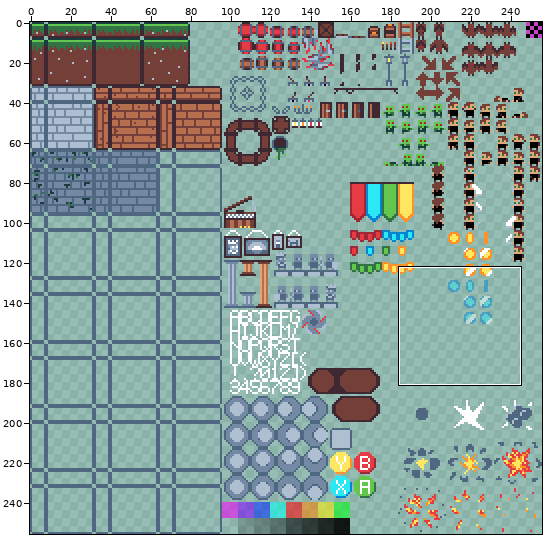
One commit to this sprite sheet: src/res/textures/textures_unpacked.png. The picture above shows the old version from afar; the outline marks the close-up.
Close-up. The starting point:
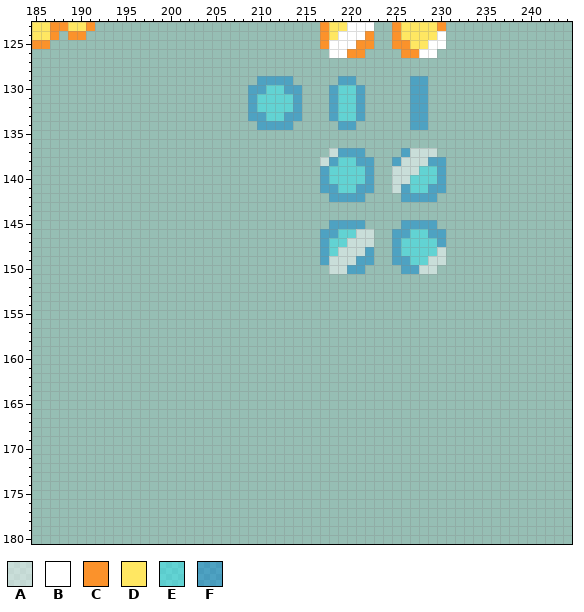
The file is 256x256 pixels. Pixels under 10% opacity are left out. Shown: x 185..244, y 123..180. The commit also changed other parts of the picture, which this record leaves out.
Palette (. is transparent): A #ffffff7d  B #ffffff  C #fb922b  D #ffe762  E #2ce8f47d  F #0484d17d
Pixels before (only the part around the change), first column x 185:
123 DDCCDDC.........................CDDBBB..CDDDDC..............
124 DDC.CC..........................CDBBBC..CDDDDB..............
125 CC..............................CBBBCC..CCDDBB..............
126 .................................BBCC....CCBB...............
127 ............................................................
128 ............................................................
129 .........................FFFF.....FF......FF................
130 ........................FFEEFF...FEEF.....FF................
131 ........................FEEEEF...FEEF.....FF................
132 ........................FEEEEF...FEEF.....FF................
133 ........................FFEEFF...FEEF.....FF................
134 .........................FFFF.....FF......FF................
135 ............................................................
136 ............................................................
137 .................................AFFF....FAAA...............
138 ................................AFEEFF..FAAAFF..............
139 ................................FEEEEF..AAAEEF..............
140 ................................FEEEEF..AAEEEF..............
141 ................................FFEEFF..AFEEFF..............
142 .................................FFFF....FFFF...............
143 ............................................................
144 ............................................................
145 .................................FFFF....FFFF...............
146 ................................FFEEAA..FFEEFF..............
147 ................................FEEAAA..FEEEEF..............
148 ................................FEAAAF..FEEEEA..............
149 ................................FAAAFF..FFEEAA..............
150 .................................AAFF....FFAA...............
151 ............................................................
152 ............................................................
153 ............................................................
154 ............................................................
155 ............................................................
156 ............................................................
157 ............................................................
158 ............................................................
159 ............................................................
160 ............................................................
161 ............................................................
162 ............................................................
163 ............................................................
164 ............................................................
165 ............................................................
166 ............................................................
167 ............................................................
168 ............................................................
169 ............................................................
170 ............................................................
171 ............................................................
172 ............................................................
173 ............................................................
174 ............................................................
175 ............................................................
176 ............................................................
177 ............................................................
178 ............................................................
179 ............................................................
180 ............................................................
After the commit:
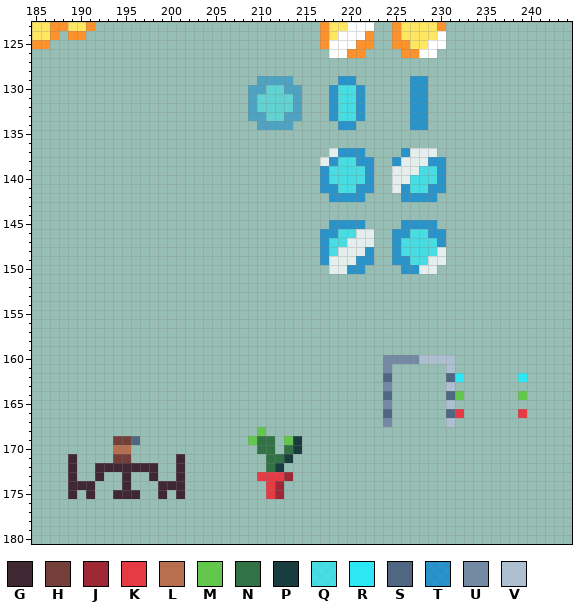
Colours new in this view: G #3f2832  H #743f39  J #9e2835  K #e53b44  L #b86f50  M #63c64d  N #327345  P #193d3f  Q #2ce8f4bd  R #2ce8f4  S #4f6781  T #0484d1bd  U #748aa4  V #afbfd2
Change:
colour A: #ffffff7d -> #ffffffbd
Changed rows in their new state; - is a pixel that keeps its letter.
first column x 217:
129 --TT------TT--
130 -TQQT-----TT--
131 -TQQT-----TT--
132 -TQQT-----TT--
133 -TQQT-----TT--
134 --TT------TT--
137 --TTT----T----
138 -TQQTT--T---TT
139 TQQQQT-----QQT
140 TQQQQT----QQQT
141 TTQQTT---TQQTT
142 -TTTT----TTTT-
145 -TTTT----TTTT-
146 TTQQ----TTQQTT
147 TQQ-----TQQQQT
148 TQ---T--TQQQQ-
149 T---TT--TTQQ--
150 ---TT----TT---
first column x 189:
160 -----------------------------------UUUUVVVV--------
161 -----------------------------------U------V--------
162 -----------------------------------S------SR------R
163 -----------------------------------U------V--------
164 -----------------------------------S------SM------M
165 -----------------------------------U------V--------
166 -----------------------------------S------SK------K
167 -----------------------------------U------V--------
168 ---------------------M-----------------------------
169 -----HHS------------MNN-MP-------------------------
170 -----LL--------------NN-NP-------------------------
171 G----HH-----G---------NNP--------------------------
172 G--GGGGGGG--G---------NP---------------------------
173 G--G--G--G--G--------KKKJ--------------------------
174 GGG---G---GGG---------KJ---------------------------
175 G-G--GGG--G-G---------KJ---------------------------
